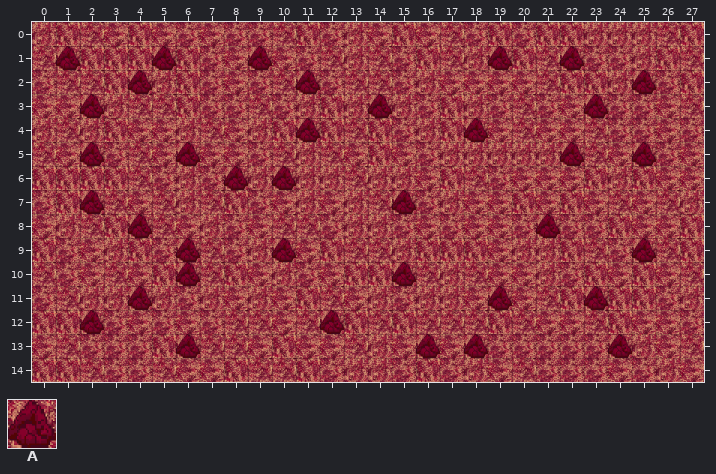
Two versions of a level (Tiled map, Project1/Content/map.tmx). That is the earlier state.
Cells are 200x200 px. Shown: x 0..27, y 0..14.
Key: from "fond_de_map": A 4.
_ is an empty cell.
Layers that did not change in this view are not listed.
Layer "Cailloux" before, first column x 0:
 0 ____________________________
 1 _A___A___A_________A__A_____
 2 ____A______A_____________A__
 3 __A___________A________A____
 4 ___________A______A_________
 5 __A___A_______________A__A__
 6 ________A_A_________________
 7 __A____________A____________
 8 ____A________________A______
 9 ______A___A______________A__
10 ______A________A____________
11 ____A______________A___A____
12 __A_________A_______________
13 ______A_________A_A_____A___
14 ____________________________
New version:
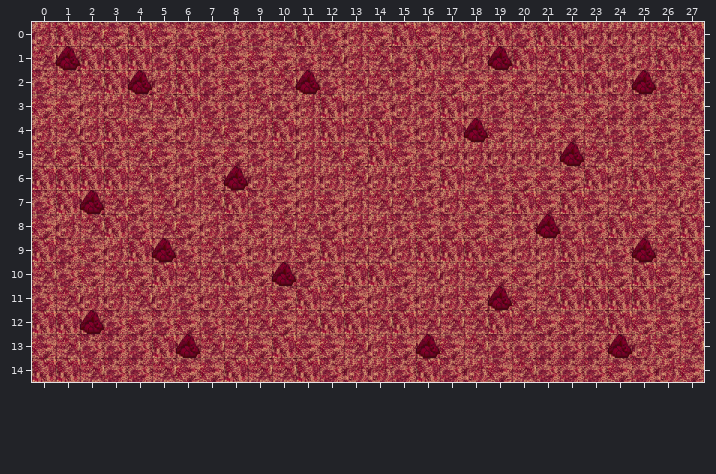
Changes in this commit:
Changed rows in their new state; . is an unchanged cell.
Layer "Cailloux":
first column x 2:
 1 ..._..._............_...
 3 _..........._........_..
 4 ........._..............
 5 _..._.................._
 6 ........_...............
 7 ............._..........
 8 .._.....................
 9 ...A_..._...............
10 ...._...A...._..........
11 .._.................._..
12 .........._.............
13 ................_.......
